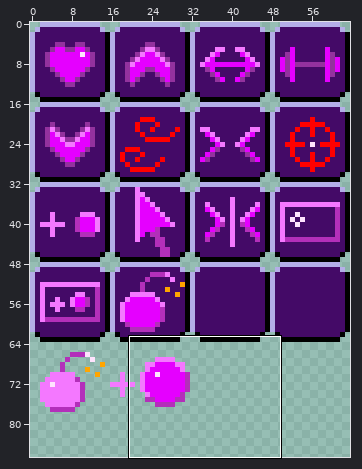
Edited in one commit: pixel-art file (assets/sprite_sheet.ase). The picture above shows the old version from afar; the outline marks the close-up.
Close-up. Earlier state:
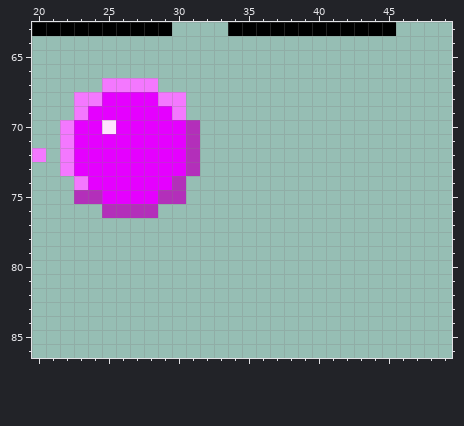
64x128 pixels, 1 frame. Shown: x 20..49, y 63..86. The wide view leaves out empty margins.
Once edited:
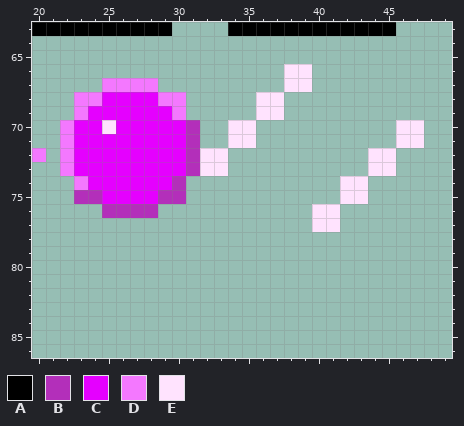
Palette (. is transparent): A #000000  B #b32fba  C #e500ff  D #f478ff  E #ffe3fe
The exact change:
{"where": "layer \"Layer 2\""}
{"y":66,"x":38,"old":"..","new":"EE"}
{"y":67,"x":38,"old":"..","new":"EE"}
{"y":68,"x":36,"old":"..","new":"EE"}
{"y":69,"x":36,"old":"..","new":"EE"}
{"y":70,"x":34,"old":"..","new":"EE"}
{"y":70,"x":46,"old":"..","new":"EE"}
{"y":71,"x":34,"old":"..","new":"EE"}
{"y":71,"x":46,"old":"..","new":"EE"}
{"y":72,"x":32,"old":"..","new":"EE"}
{"y":72,"x":44,"old":"..","new":"EE"}
{"y":73,"x":32,"old":"..","new":"EE"}
{"y":73,"x":44,"old":"..","new":"EE"}
{"y":74,"x":42,"old":"..","new":"EE"}
{"y":75,"x":42,"old":"..","new":"EE"}
{"y":76,"x":40,"old":"..","new":"EE"}
{"y":77,"x":40,"old":"..","new":"EE"}
